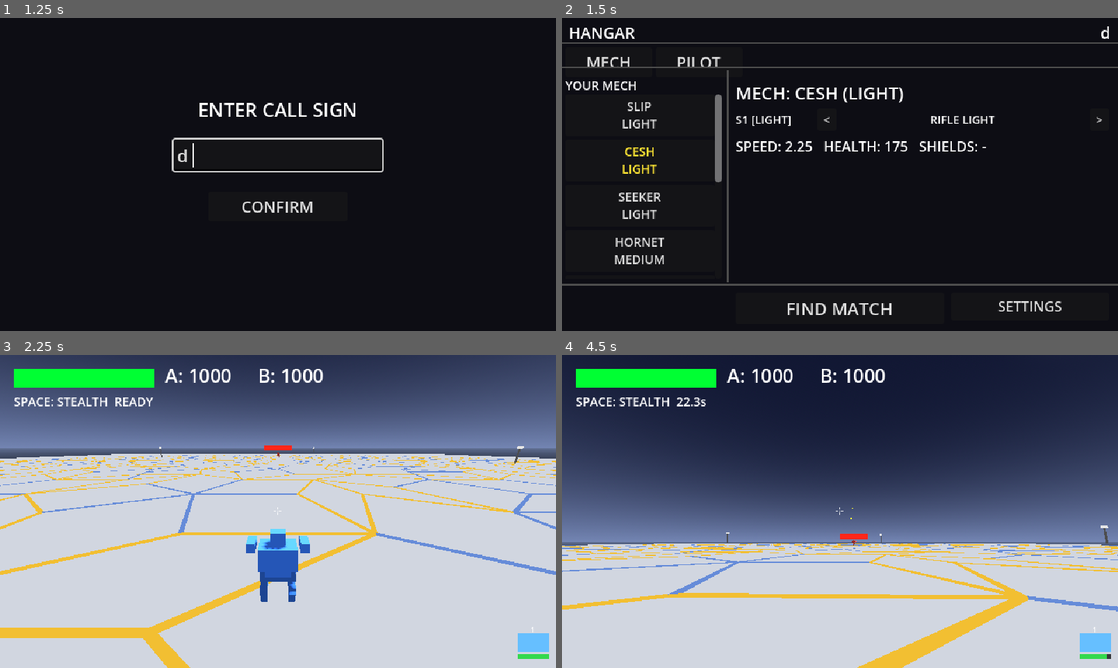
Above: before the commit, frames 1-4 (two rows, left to right).
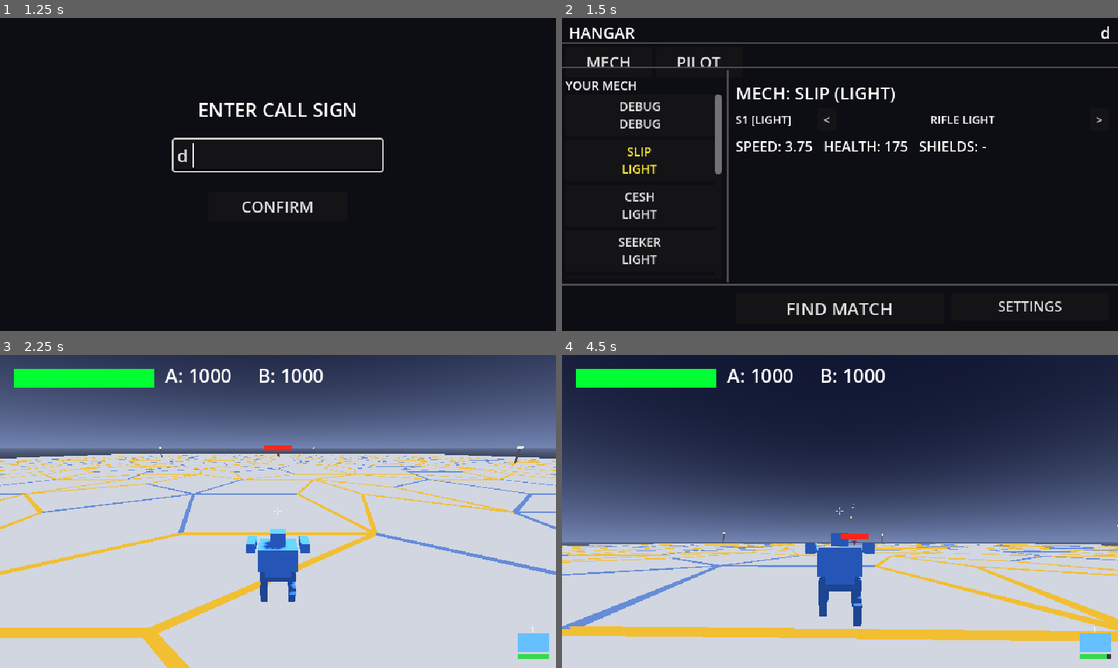
Above: after the commit, the same moments.

Repository: jonathandaley/Hardpoint
Game: Godot game, scene res://scenes/ui/TitleScreen.tscn
Same seed, same stepped clock (60 frames per second), same inputs: the game is played once before the commit and once after it.
Inputs (mouse positions are in pixels of both pictures, inside the frame that each line leads up to):
- Up to frame 1 (1.25 s): tap Enter at 0.5 s; move the mouse to (400, 158) at 0.52 s; hold D (move_right) from 0.53 s (still down); tap Space (ability_1) at 0.6 s
- Up to frame 2 (1.5 s): release D (move_right) at 1.25 s; click "CONFIRM" at 1.25 s
- Up to frame 3 (2.25 s): click "FIND MATCH" at 2 s
- Up to frame 4 (4.5 s): tap Space (ability_1) at 2.75 s; move the mouse to (812, 511) at 2.77 s; hold W (move_forward) from 2.78 s (still down); click (812, 511) at 2.85 s; move the mouse to (851, 505) at 3.52 s; hold Right mouse button (fire_secondary) 3.53-4.28 s; move the mouse to (834, 517) at 4.27 s; tap Enter at 4.35 s

Frame 1 is identical in both runs. In frame 2, 1.4% of the frame differs, in the area x 9-62%, y 22-79%; in frame 3, 0.4%; in frame 4, 12%, in the area x 0-100%, y 13-100%.

Commit message:
Add DEBUG mech: 4x tall, 2x Slip speed, invincible; MechDef.invincible flag
Co-Authored-By: Claude Sonnet 4.6 <noreply@anthropic.com>

Diff:
--- /dev/null
+++ b/resources/mechs/DebugMech.tres
@@ -0,0 +1,29 @@
+[gd_resource type="Resource" script_class="MechDef" load_steps=6 format=3]
+
+[ext_resource type="Script" path="res://scripts/MechDef.gd" id="1"]
+[ext_resource type="PackedScene" path="res://scenes/mech/Mech.tscn" id="2"]
+[ext_resource type="Script" path="res://scripts/WeaponSlotDef.gd" id="3"]
+[ext_resource type="PackedScene" path="res://scenes/weapons/RifleLight.tscn" id="4"]
+
+[sub_resource type="Resource" id="1"]
+script = ExtResource("3")
+slot_size = 0
+position = Vector3(0.0, 1.1, 0.2)
+weapon_scene = ExtResource("4")
+
+[resource]
+script = ExtResource("1")
+display_name = "DEBUG"
+description = "4x tall, 2x Slip speed, invincible. Arena scouting only."
+class_tag = "Debug"
+max_health = 9999.0
+walk_speed = 7.5
+turn_acceleration = 22.0
+leg_rotation_speed = 25.0
+leg_hip_sweep = 0.14
+leg_bob_magnitude = 0.08
+leg_cycle_rate = 1.0
+body_scale = 3.4
+invincible = true
+weapon_slots = [SubResource("1")]
+scene = ExtResource("2")
--- a/scenes/arena/Arena.gd
+++ b/scenes/arena/Arena.gd
@@ -1548,6 +1548,7 @@
 	player_mech.configure_energy_shield(mech_def.has_energy_shield, mech_def.energy_shield_max_hp, mech_def.energy_shield_regen_rate, mech_def.energy_shield_regen_delay)
 	player_mech.configure_weapons(_slots_with_overrides(mech_def.weapon_slots))
 	player_mech.configure_abilities(mech_def.abilities)
+	player_mech.invincible = mech_def.invincible
 
 	var bot_def = Game.loadout.get("bot_def")
 	if bot_def == null:
--- a/scripts/Hangar.gd
+++ b/scripts/Hangar.gd
@@ -3,6 +3,7 @@
 const DEBUG_BOT_PICKER := false
 
 const ROSTER: Array = [
+	"res://resources/mechs/DebugMech.tres",
 	"res://resources/mechs/Slip.tres",
 	"res://resources/mechs/Cesh.tres",
 	"res://resources/mechs/Seeker.tres",
--- a/scripts/Mech.gd
+++ b/scripts/Mech.gd
@@ -26,6 +26,7 @@
 var health: float = 0.0
 var damage_taken_total: float = 0.0
 var is_stealthy: bool = false
+var invincible: bool = false
 var _modifiers: Dictionary = {}
 var _input_source: Node = null   # InputSource — untyped to avoid cache dependency
 var _abilities: Array = []
@@ -206,7 +207,7 @@
 	return torso.global_transform.basis
 
 func take_damage(amount: float) -> void:
-	if health <= 0.0:
+	if health <= 0.0 or invincible:
 		return
 	var actual := amount
 	if _energy_shield != null:
--- a/scripts/MechDef.gd
+++ b/scripts/MechDef.gd
@@ -24,5 +24,6 @@
 @export var leg_bob_magnitude: float = 0.06    # m - torso vertical bob amplitude
 @export var leg_cycle_rate: float = 1.0        # multiplier on geometric no-slide rate
 @export var body_scale: float = 1.0            # uniform scale applied to the spawned mech node
+@export var invincible: bool = false           # debug flag — take_damage() is a no-op
 @export var abilities: Array = []              # Array[Ability]
 @export var scene: PackedScene                 # mech scene to instantiate in Arena
